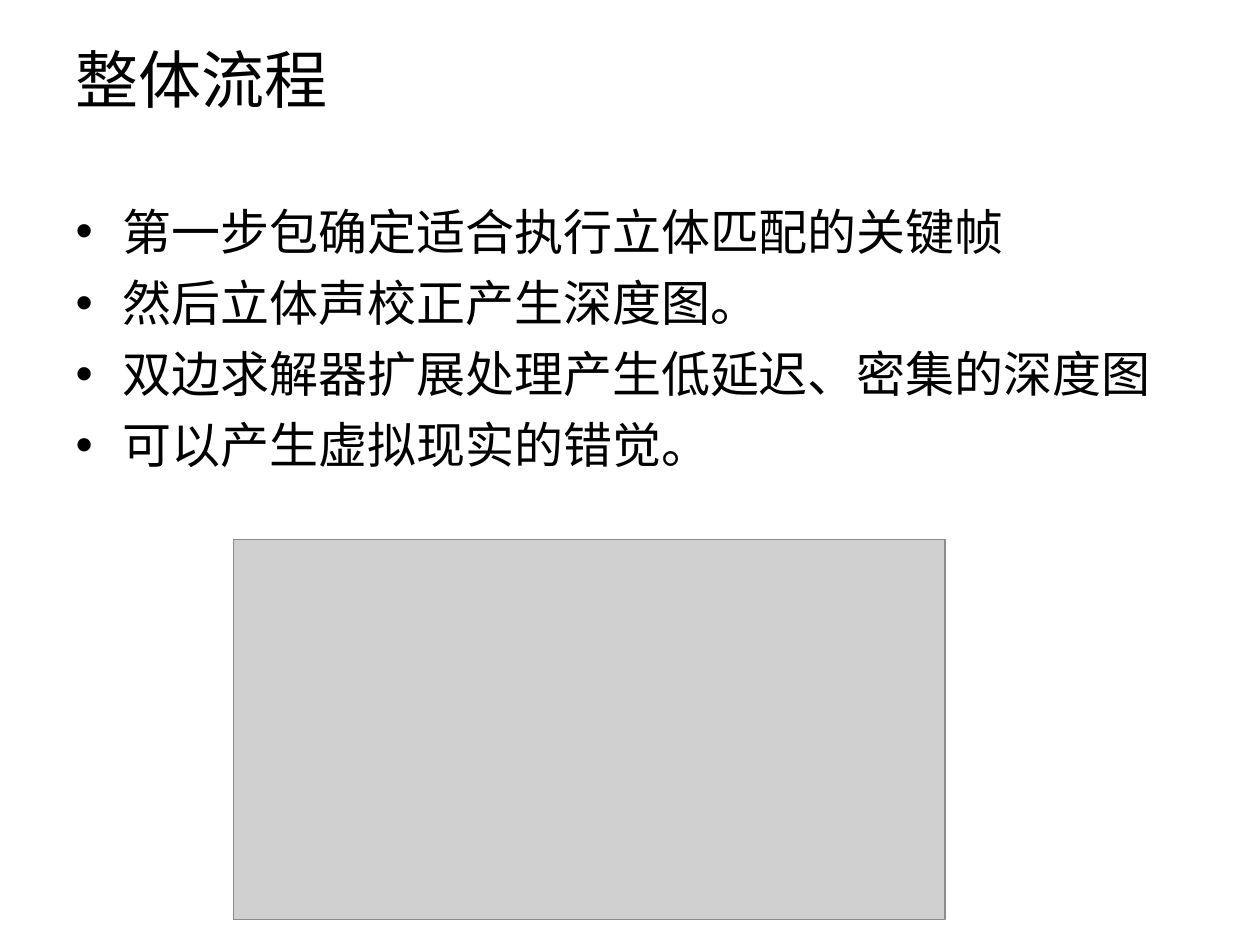
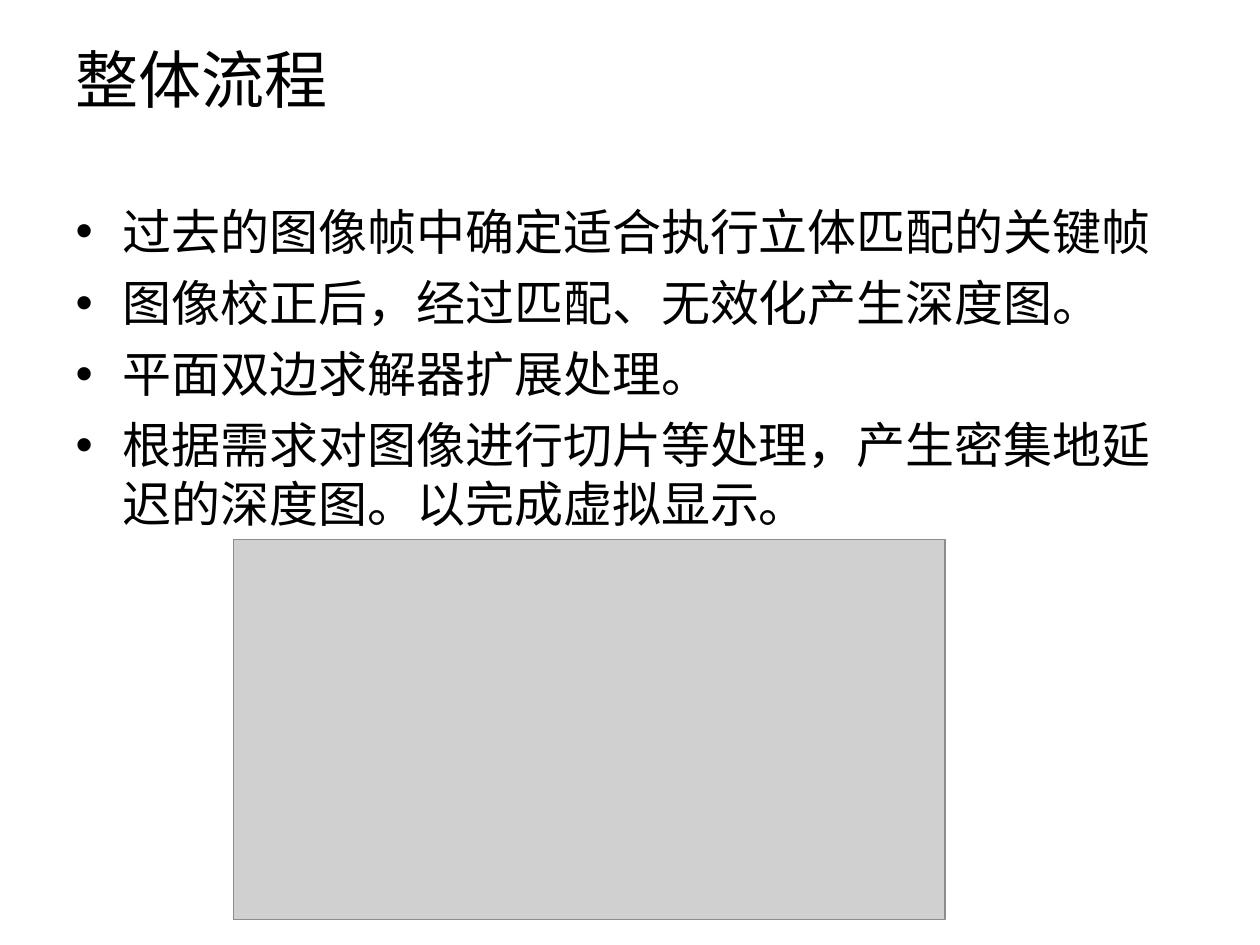
Before and after one commit to 5lyTher1n/graphics2019, a slide deck: slide 3 of 21960540侯保蕾/读书报告/读书报告.ppt. Drawn at 1260x945 pixels with LibreOffice and Linux fonts; fonts in the diff are those of the drawing; grey boxes stand for pictures; background and template pictures are left out. Boxes give left, top, right and bottom in pixels: in the first picture for what was removed or moved away, otherwise in the second. Text is boxed around its words. In the diff, an @@ line names an element or a change of style, - is before the commit and + after.

```diff
--- a/21960540侯保蕾/读书报告/读书报告.ppt
+++ b/21960540侯保蕾/读书报告/读书报告.ppt
@@ text at (123,208,1151,526): text changed @@
-• 第一步包确定适合执行立体匹配的关键帧
-• 然后立体声校正产生深度图。
-• 双边求解器扩展处理产生低延迟、密集的深度图
-• 可以产生虚拟现实的错觉。
+• 过去的图像帧中确定适合执行立体匹配的关键帧
+• 图像校正后，经过匹配、无效化产生深度图。
+• 平面双边求解器扩展处理。
+• 根据需求对图像进行切片等处理，产生密集地延迟的深度图。以完成虚拟显示。
```
Also in this commit, not shown: 7 other slides changed, 1 slide added, 35 other files.
